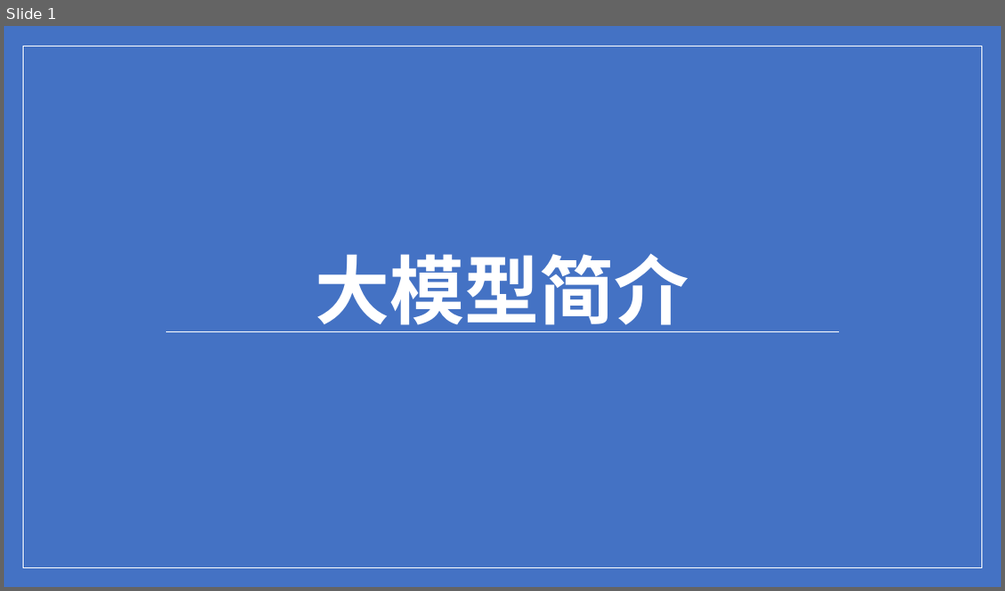
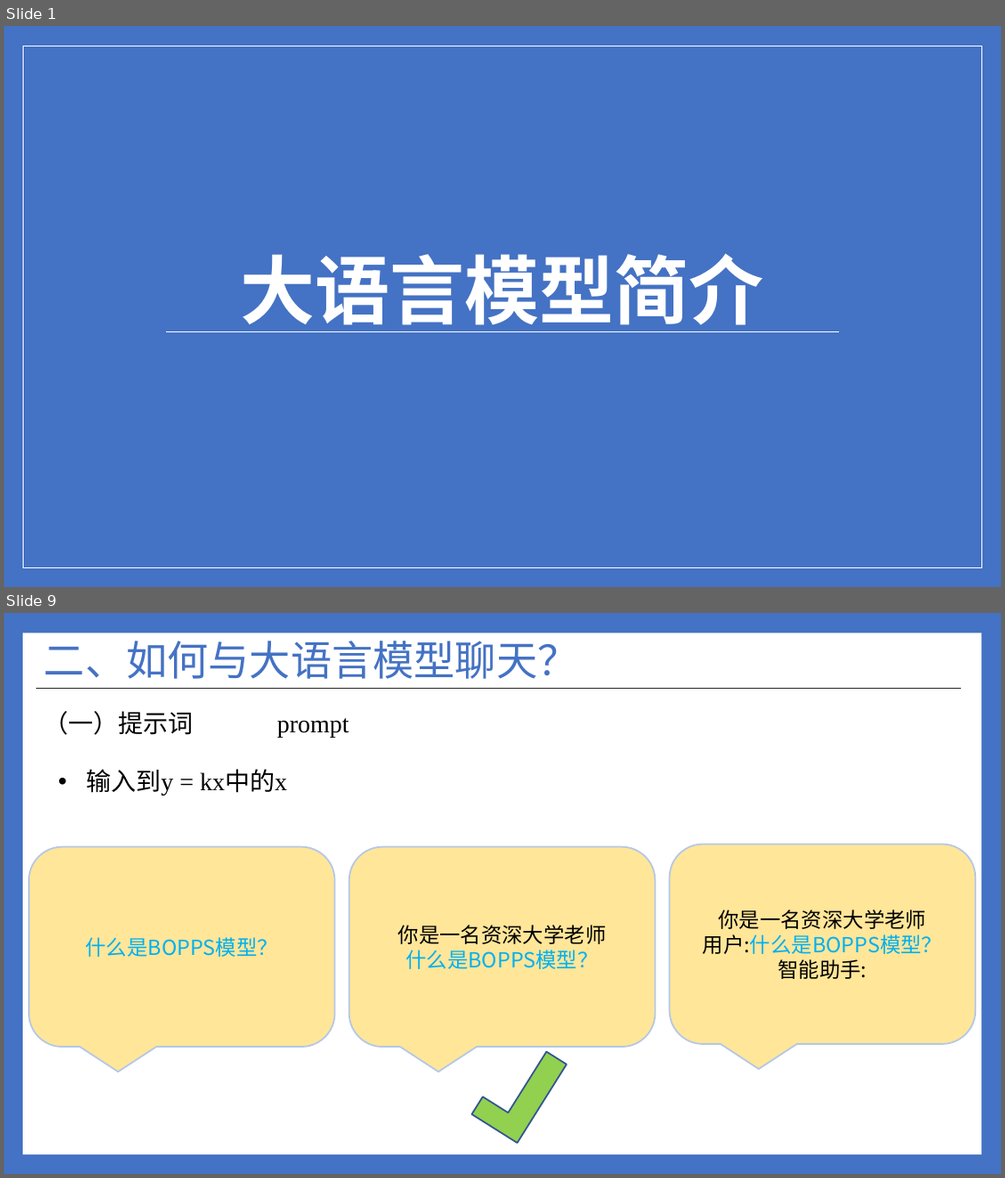
Before and after one commit to ylsdamxssjxxdd/eva, a slide deck: utils/软件介绍.pptx. Shown one above the other, each under a label of ours: slide 1 before the commit, slides 1 and 9 after it; the slides between them are not shown. The pictures are 1005x591 and 1005x1178 pixels, drawn with LibreOffice and Linux fonts; fonts in the diff are those of the drawing. Boxes give left, top, right and bottom in pixels: in the first picture for what was removed or moved away, otherwise in the second. Text is boxed around its words. In the diff, an @@ line names an element or a change of style, - is before the commit and + after.

```diff
--- a/utils/软件介绍.pptx
+++ b/utils/软件介绍.pptx
@@ slide 9 added at [4, 613, 1001, 1174], background #4472C4 @@
@@ rectangle added at [23, 633, 981, 1154], fill #FFFFFF @@
@@ title added at [44, 641, 579, 679], 39.6 pt, text #4472C4 @@
+二、如何与大语言模型聊天？
@@ line added from (36, 689) to (961, 689), #262626 1 pt @@
@@ text added at [44, 711, 349, 738], 24 pt, text #000000 @@
+（一）提示词 prompt
@@ text added at [86, 769, 287, 795], 24 pt, text #000000 @@
+• 输入到y = kx中的x
@@ rounded speech box added at [29, 847, 334, 1046], fill #FFE699, outline #B4C7E7 1.5 pt, 20 pt, text #00B0F0 @@
+什么是BOPPS模型？
@@ rounded speech box added at [349, 847, 655, 1046], fill #FFE699, outline #B4C7E7 1.5 pt, 20 pt, text #00B0F0 @@
+你是一名资深大学老师
+什么是BOPPS模型？
@@ rounded speech box added at [670, 844, 975, 1044], fill #FFE699, outline #B4C7E7 1.5 pt, 20 pt, text #000000 @@
+你是一名资深大学老师
+用户:什么是BOPPS模型？
+智能助手:
@@ corner added at [472, 1036, 566, 1143], fill #92D050, outline #325491 1.5 pt @@
@@ slide 1 changed as well @@
@@ title at [241, 253, 764, 332]: text changed @@
-大模型简介
+大语言模型简介
```
Also in this commit, not shown: 4 other slides changed, 8 other slides added, 2 slides removed, 8 other files.
